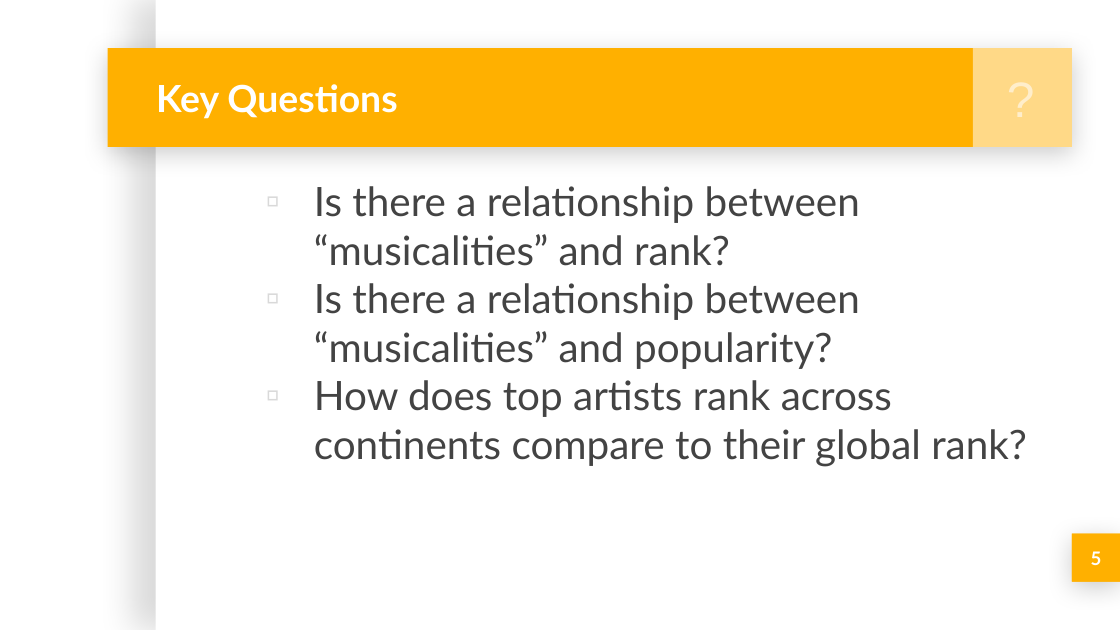
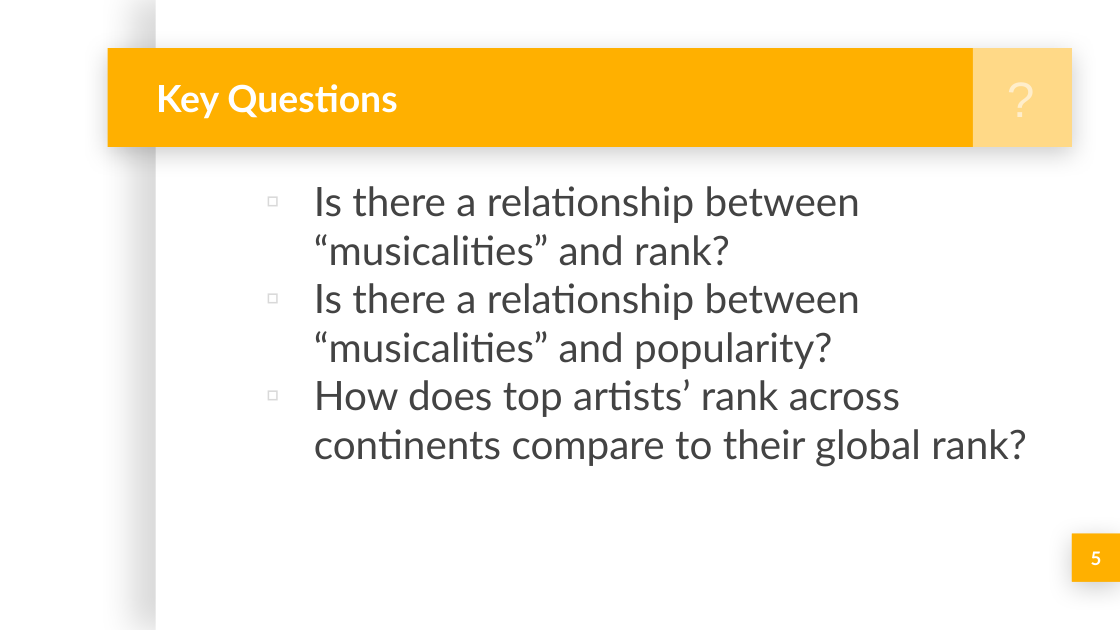
Before and after one commit to michellesimek/project_1, a slide deck: slide 5 of Project 1 PPT.pptx. Drawn at 1120x630 pixels with LibreOffice and Linux fonts; fonts in the diff are those of the drawing; background and template pictures are left out. Boxes give left, top, right and bottom in pixels: in the first picture for what was removed or moved away, otherwise in the second. Text is boxed around its words. In the diff, an @@ line names an element or a change of style, - is before the commit and + after.

```diff
--- a/Project 1 PPT.pptx
+++ b/Project 1 PPT.pptx
@@ text at box(314, 379, 1027, 467): text changed @@
-  ▫ How does top artists rank across continents compare to their global rank?
+  ▫ How does top artists’ rank across continents compare to their global rank?
```
Also in this commit, not shown: 1 other slide changed, 4 other files.
